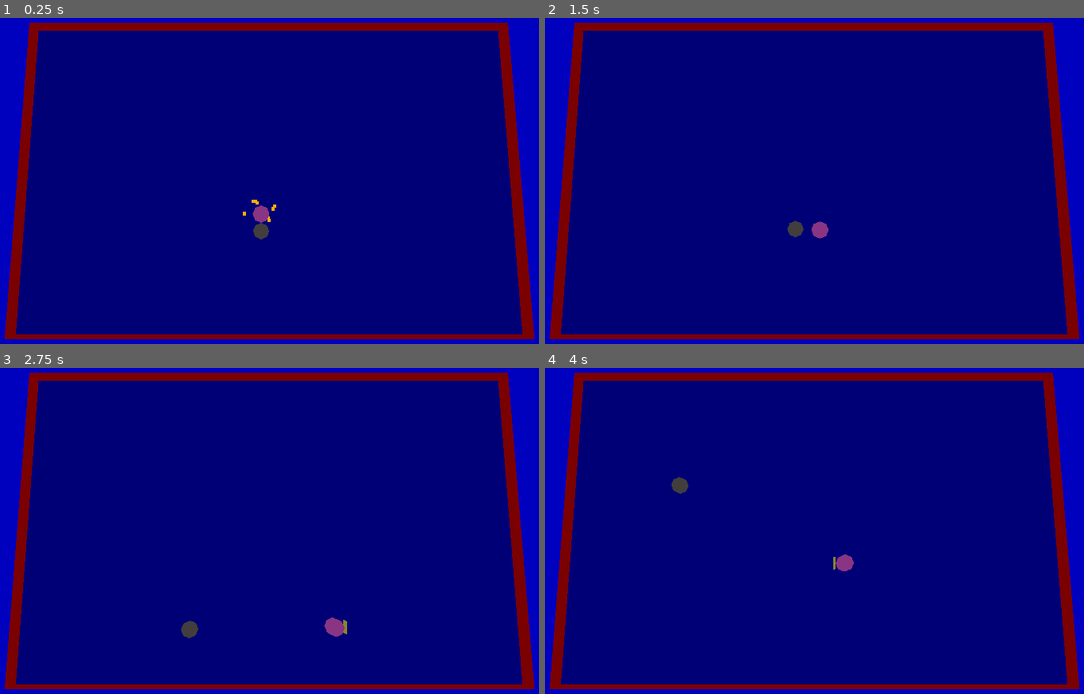
Above: before the commit, frames 1-4 (two rows, left to right).
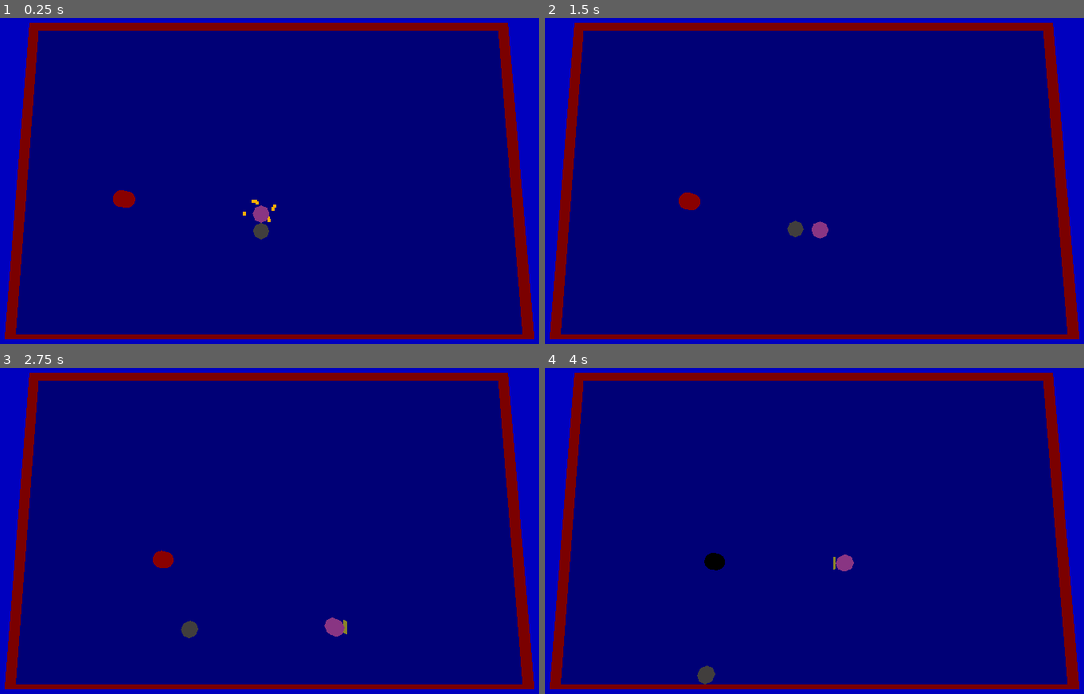
Above: after the commit, the same moments.

Repository: WiredOverload/GodotWild65
Game: Godot game, scene res://scenes/gameplay.tscn
Two runs of this game, one before a commit and one after it. Both use one fixed random seed, a clock stepped at 60 frames per second and the inputs below. The project has no main scene, so this scene is started directly.
Inputs:
- Up to frame 1 (0.25 s): no input
- Up to frame 2 (1.5 s): hold D (move_right) 0.53-1.28 s; hold Space (action) 0.53-1.28 s; hold S (move_down) from 1.28 s (still down); tap Space (action) at 1.35 s
- Up to frame 3 (2.75 s): release S (move_down) at 2.03 s; hold D (move_right) from 2.03 s (still down); hold Space (action) from 2.03 s (still down)
- Up to frame 4 (4 s): release D (move_right) at 2.78 s; release Space (action) at 2.78 s; hold W (move_up) 2.78-3.53 s; tap Space (action) at 2.85 s; hold A (move_left) from 3.53 s (still down); hold Space (action) from 3.53 s (still down)

The runs differ from the first frame. In frame 1, 0.2% of the frame differs, in the area x 20-26%, y 52-59%; in frame 2, 0.2%; in frame 3, 0.2%; in frame 4, 0.4%, in the area x 23-34%, y 33-98%.

Commit message:
very basic enemy

Diff:
--- a/actors/ball.gd
+++ b/actors/ball.gd
@@ -26,6 +26,8 @@
 			while collision:
 				velocity = velocity.bounce(collision.get_normal())
 				motion = collision.get_remainder().bounce(collision.get_normal())
+				if collision.get_collider().is_in_group("Enemy"):
+					collision.get_collider().hit(1)
 				collision = move_and_collide(motion)
 
 func grab(marker: Node3D) -> void:
--- /dev/null
+++ b/actors/enemy.gd
@@ -0,0 +1,24 @@
+extends CharacterBody3D
+
+
+const speed = 1.0
+var max_health = 1
+var health = max_health
+var target
+
+func _ready() -> void:
+	velocity = Vector3(randf(), 0, randf())
+	target = $"../Player"
+
+func _physics_process(delta: float) -> void:
+
+	if target:
+		velocity = (target.position - position).normalized() * speed
+
+	if health > 0:
+		move_and_slide()
+
+func hit(damage : int):
+	health -= damage
+	var mesh := $MeshInstance3D
+	mesh.mesh.surface_get_material(0).albedo_color = Color.BLACK
--- /dev/null
+++ b/actors/enemy.tscn
@@ -0,0 +1,24 @@
+[gd_scene load_steps=5 format=3 uid="uid://seeyug3rtuge"]
+
+[ext_resource type="Script" path="res://actors/enemy.gd" id="1_y0y7r"]
+
+[sub_resource type="StandardMaterial3D" id="StandardMaterial3D_yyx1r"]
+albedo_color = Color(1, 0, 0, 1)
+
+[sub_resource type="CylinderMesh" id="CylinderMesh_g4xah"]
+material = SubResource("StandardMaterial3D_yyx1r")
+height = 1.0
+
+[sub_resource type="CylinderShape3D" id="CylinderShape3D_evwnq"]
+height = 1.0
+
+[node name="Enemy" type="CharacterBody3D" groups=["Enemy"]]
+script = ExtResource("1_y0y7r")
+
+[node name="MeshInstance3D" type="MeshInstance3D" parent="."]
+transform = Transform3D(1, 0, 0, 0, 1, 0, 0, 0, 1, 0, 0.5, 0)
+mesh = SubResource("CylinderMesh_g4xah")
+
+[node name="CollisionShape3D" type="CollisionShape3D" parent="."]
+transform = Transform3D(1, 0, 0, 0, 1, 0, 0, 0, 1, 0, 0.5, 0)
+shape = SubResource("CylinderShape3D_evwnq")
--- a/scenes/gameplay.tscn
+++ b/scenes/gameplay.tscn
@@ -1,9 +1,10 @@
-[gd_scene load_steps=6 format=3 uid="uid://d0ovdrnefc0u5"]
+[gd_scene load_steps=7 format=3 uid="uid://d0ovdrnefc0u5"]
 
 [ext_resource type="Script" path="res://scenes/gameplay.gd" id="1_cb7s4"]
 [ext_resource type="MeshLibrary" uid="uid://dgxh36itpnihl" path="res://mesh_library/mesh_library.tres" id="2_axurl"]
 [ext_resource type="PackedScene" uid="uid://7db3hg74bni7" path="res://actors/player.tscn" id="3_mdmmq"]
 [ext_resource type="PackedScene" uid="uid://ckv4dexmjl00r" path="res://actors/ball.tscn" id="4_fr5jj"]
+[ext_resource type="PackedScene" uid="uid://seeyug3rtuge" path="res://actors/enemy.tscn" id="5_admxs"]
 
 [sub_resource type="Environment" id="Environment_u7ddp"]
 background_mode = 1
@@ -38,3 +39,6 @@
 
 [node name="Ball" parent="." instance=ExtResource("4_fr5jj")]
 transform = Transform3D(1, 0, 0, 0, 1, 0, 0, 0, 1, 15.4568, 0, 5.66217)
+
+[node name="Enemy" parent="." instance=ExtResource("5_admxs")]
+transform = Transform3D(1, 0, 0, 0, 1, 0, 0, 0, 1, 6, 0, 11)
Not shown: 6 places in mesh_library/mesh_library.tres that only renumber resources
